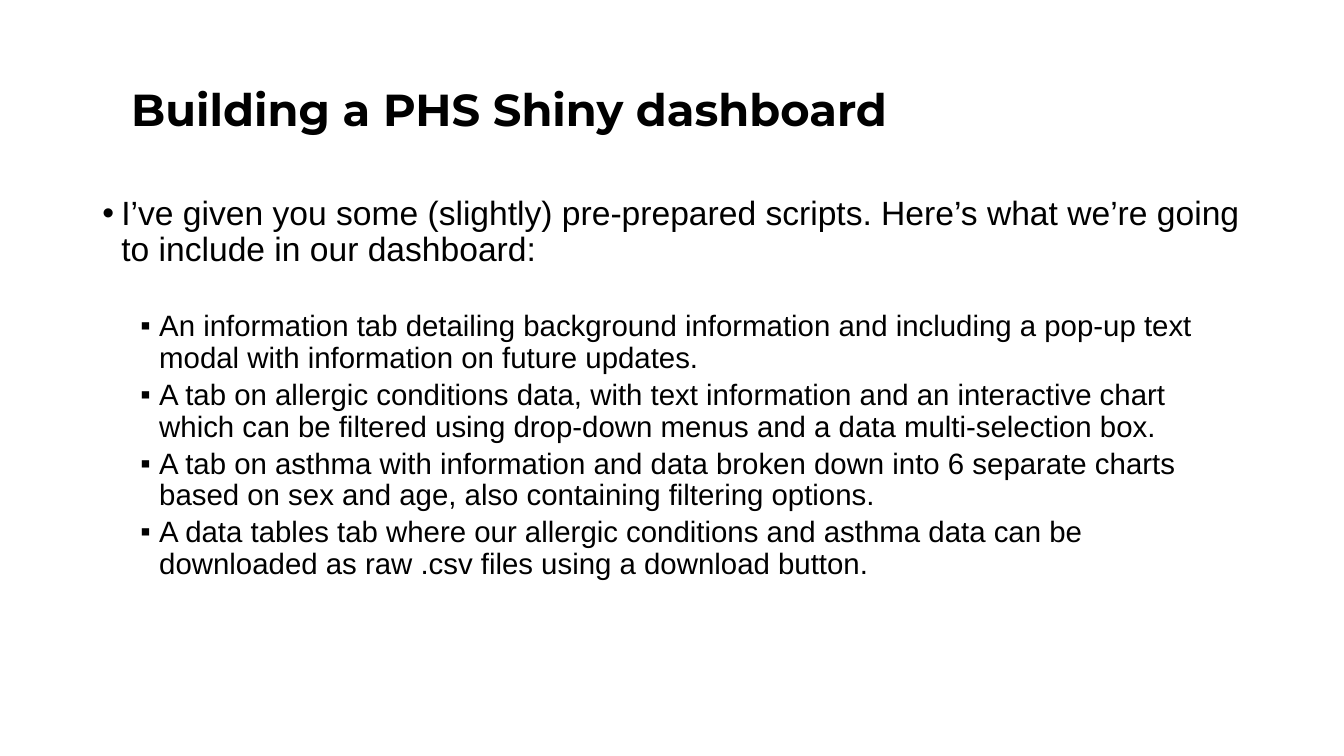
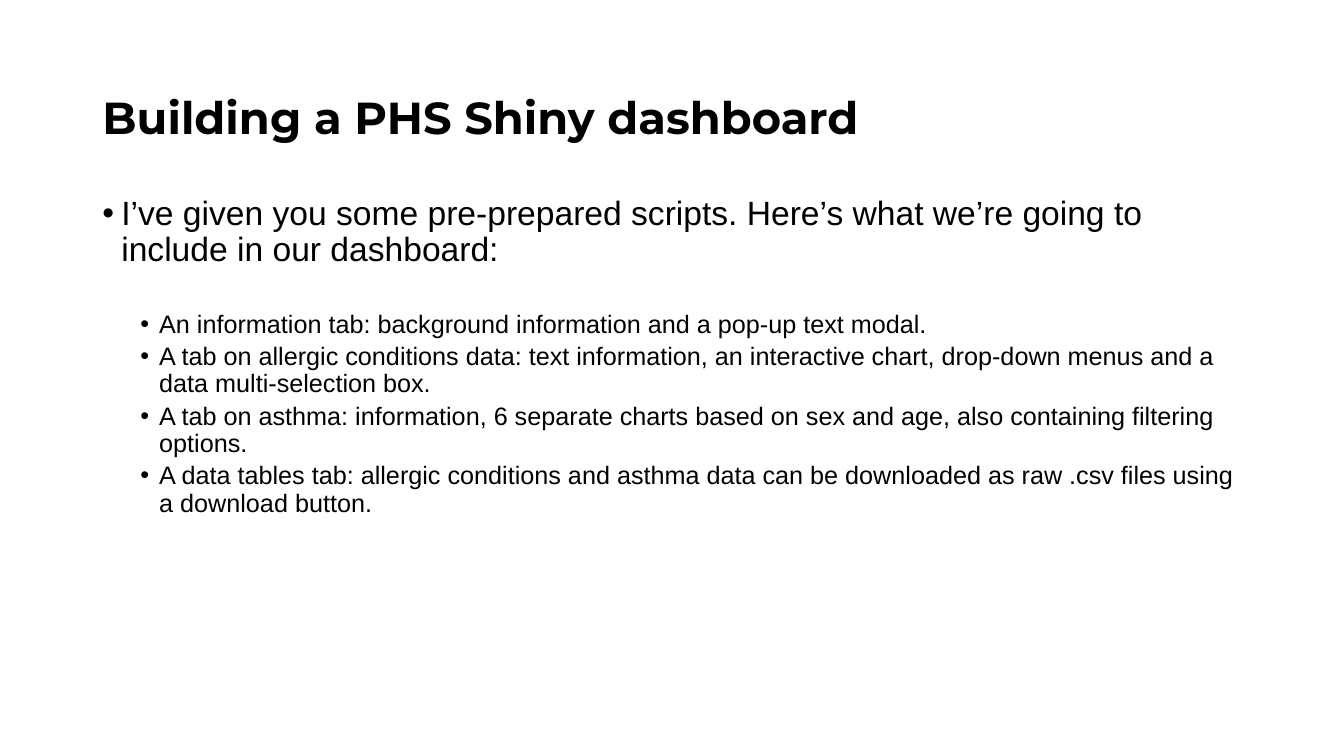
Before and after one commit to Public-Health-Scotland/learn-shiny, a slide deck: slide 5 of Day 2/slides/Shiny_Day_2.pptx (slide 4 before the commit). Drawn at 1344x756 pixels with LibreOffice and Linux fonts; fonts in the diff are those of the drawing; background and template pictures are left out. Boxes give left, top, right and bottom in pixels: in the first picture for what was removed or moved away, otherwise in the second. Text is boxed around its words. In the diff, an @@ line names an element or a change of style, - is before the commit and + after.

```diff
--- a/Day 2/slides/Shiny_Day_2.pptx
+++ b/Day 2/slides/Shiny_Day_2.pptx
@@ title "Building a PHS Shiny dashboard": place and size @@
-title "Building a PHS Shiny dashboard" at (131,90,887,135)
+title "Building a PHS Shiny dashboard" at (102,98,858,143)
@@ text at (121,200,1233,513): text changed; size 21 to 18 pt @@
-• I’ve given you some (slightly) pre-prepared scripts. Here’s what we’re going to include in our dashboard:
-  ▪ An information tab detailing background information and including a pop-up text modal with information on future updates.
-  ▪ A tab on allergic conditions data, with text information and an interactive chart which can be filtered using drop-down menus and a data multi-selection box.
-  ▪ A tab on asthma with information and data broken down into 6 separate charts based on sex and age, also containing filtering options.
-  ▪ A data tables tab where our allergic conditions and asthma data can be downloaded as raw .csv files using a download button.
+• I’ve given you some pre-prepared scripts. Here’s what we’re going to include in our dashboard:
+  • An information tab: background information and a pop-up text modal.
+  • A tab on allergic conditions data: text information, an interactive chart, drop-down menus and a data multi-selection box.
+  • A tab on asthma: information, 6 separate charts based on sex and age, also containing filtering options.
+  • A data tables tab: allergic conditions and asthma data can be downloaded as raw .csv files using a download button.
```
Also in this commit, not shown: 33 other slides changed, 1 other file.
